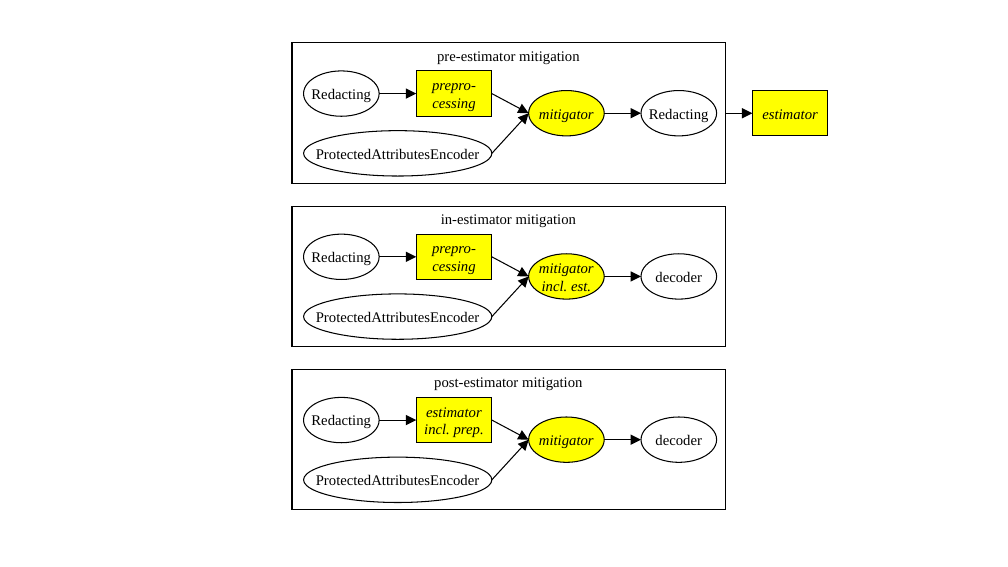
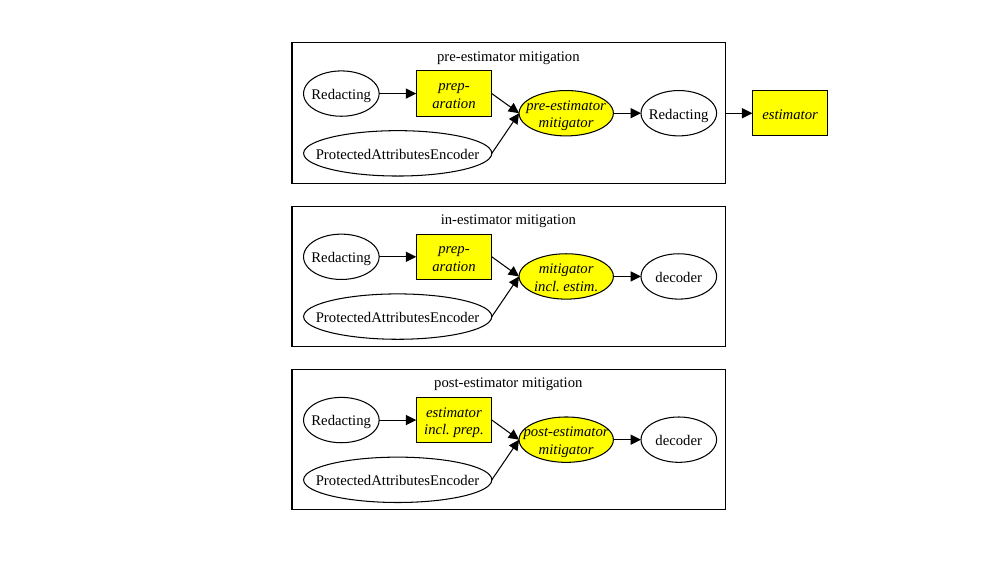
Before and after one commit to IBM/lale, a slide deck: slide 1 of talks/fairness_patterns.pptx. Drawn at 1008x567 pixels with LibreOffice and Linux fonts; fonts in the diff are those of the drawing. Boxes give left, top, right and bottom in pixels: in the first picture for what was removed or moved away, otherwise in the second. Text is boxed around its words. In the diff, an @@ line names an element or a change of style, - is before the commit and + after.

Commit message:
Changed random_state default to None in fair_stratified_train_test_split. Renamed preprocessing to preparation in fairness code to avoid collision with AIF360 terminology. (#615)

```diff
--- a/talks/fairness_patterns.pptx
+++ b/talks/fairness_patterns.pptx
@@ text in rectangle at (x1=432, y1=83, x2=475, y2=108): text changed @@
-prepro-cessing
+prep-aration
@@ arrow moved from (492, 154) - (529, 113) to (492, 154) - (520, 113) @@
@@ arrow moved from (492, 94) - (529, 113) to (492, 94) - (520, 113) @@
@@ ellipse "pre-estimator mitigator" resized from (x1=529, y1=91, x2=604, y2=136) to (x1=520, y1=91, x2=614, y2=136) @@
@@ text in ellipse at (x1=526, y1=98, x2=606, y2=130): text changed @@
-mitigator
+pre-estimator
+mitigator
@@ arrow moved from (604, 113) - (641, 113) to (613, 113) - (641, 113) @@
@@ text in rectangle at (x1=432, y1=246, x2=475, y2=271): text changed @@
-prepro-cessing
+prep-aration
@@ arrow moved from (492, 257) - (529, 277) to (492, 257) - (520, 277) @@
@@ ellipse "mitigator incl. estim." resized from (x1=529, y1=254, x2=604, y2=299) to (x1=520, y1=254, x2=614, y2=299) @@
@@ text in ellipse at (x1=534, y1=263, x2=598, y2=294): text changed @@
-mitigator
-incl. est.
+mitigator
+incl. estim.
@@ arrow moved from (492, 317) - (529, 277) to (492, 317) - (520, 277) @@
@@ arrow moved from (604, 277) - (641, 277) to (613, 277) - (641, 277) @@
@@ ellipse "post-estimator mitigator" resized from (x1=529, y1=417, x2=604, y2=463) to (x1=520, y1=417, x2=614, y2=463) @@
@@ arrow moved from (492, 480) - (529, 440) to (492, 480) - (520, 440) @@
@@ arrow moved from (492, 420) - (529, 440) to (492, 420) - (520, 440) @@
@@ text in ellipse at (x1=524, y1=425, x2=609, y2=457): text changed @@
-mitigator
+post-estimator
+mitigator
@@ arrow moved from (604, 440) - (641, 440) to (613, 440) - (641, 440) @@
```
Also in this commit, not shown: 16 other files.
